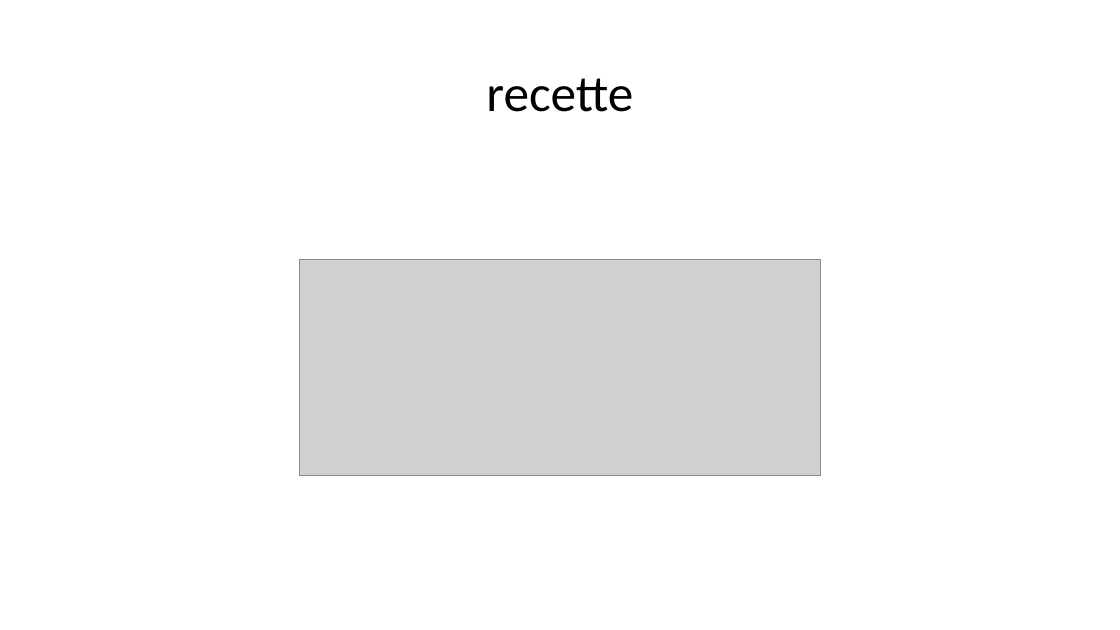
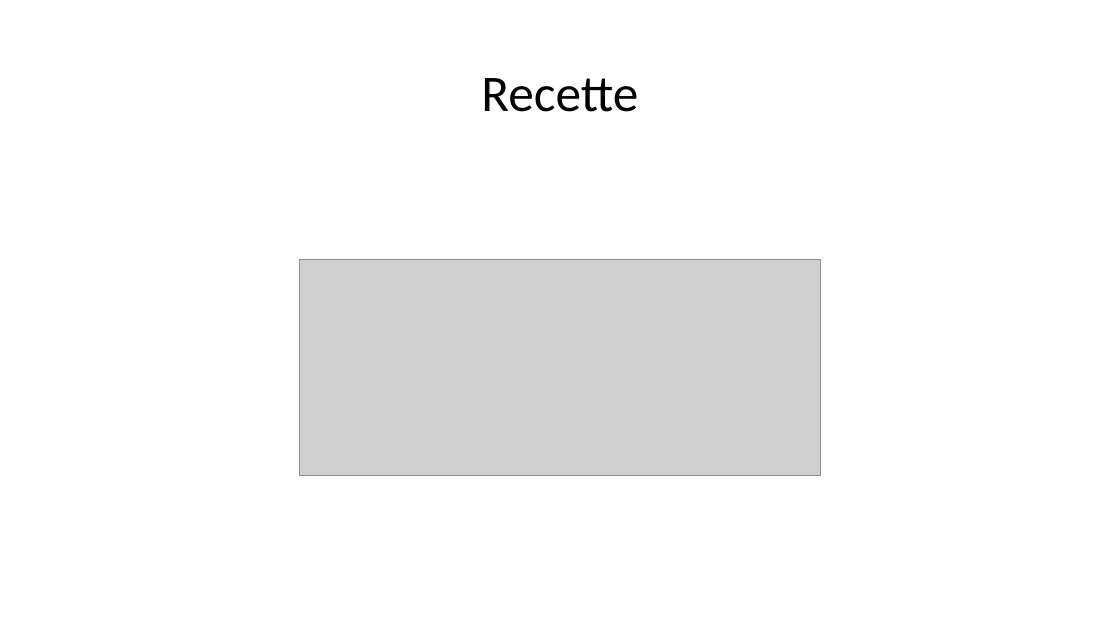
Before and after one commit to florian60430/RadiateurCrous, a slide deck: slide 19 of Revue/Revue1.pptx (slide 17 before the commit). Drawn at 1120x630 pixels with LibreOffice and Linux fonts; fonts in the diff are those of the drawing; grey boxes stand for pictures. Boxes give left, top, right and bottom in pixels: in the first picture for what was removed or moved away, otherwise in the second. Text is boxed around its words. In the diff, an @@ line names an element or a change of style, - is before the commit and + after.

```diff
--- a/Revue/Revue1.pptx
+++ b/Revue/Revue1.pptx
@@ title at bbox=[481, 78, 638, 112]: text changed @@
-recette
+Recette
```
Also in this commit, not shown: 4 other slides changed, 2 slides added, 2 other files.
